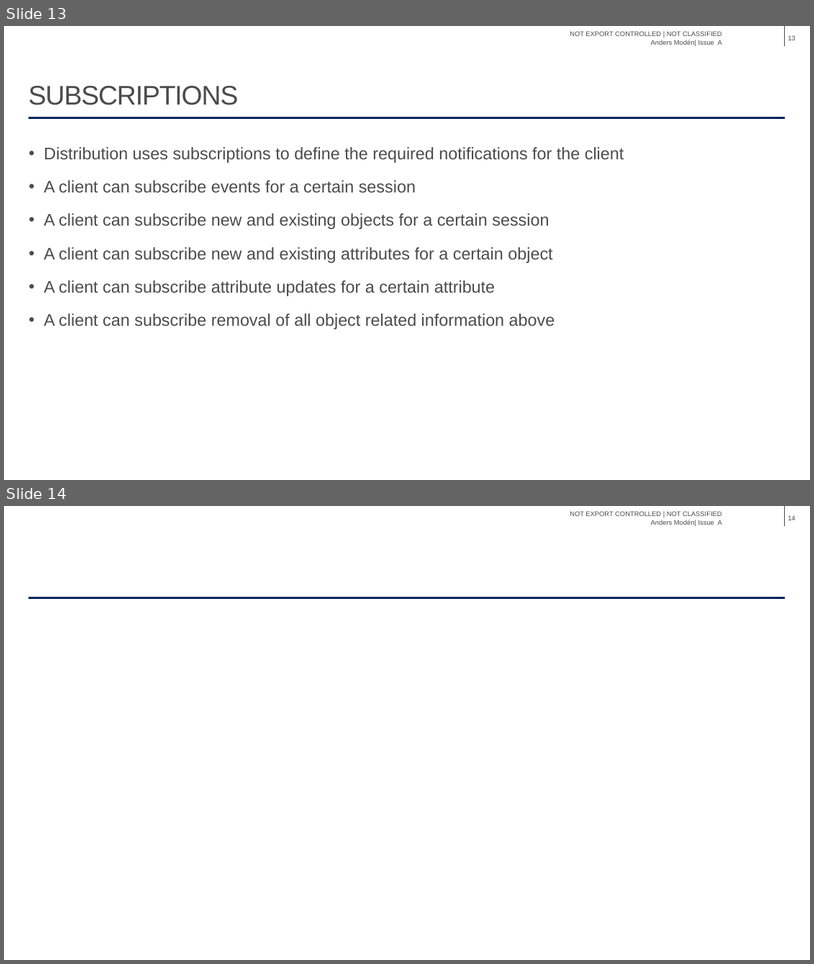
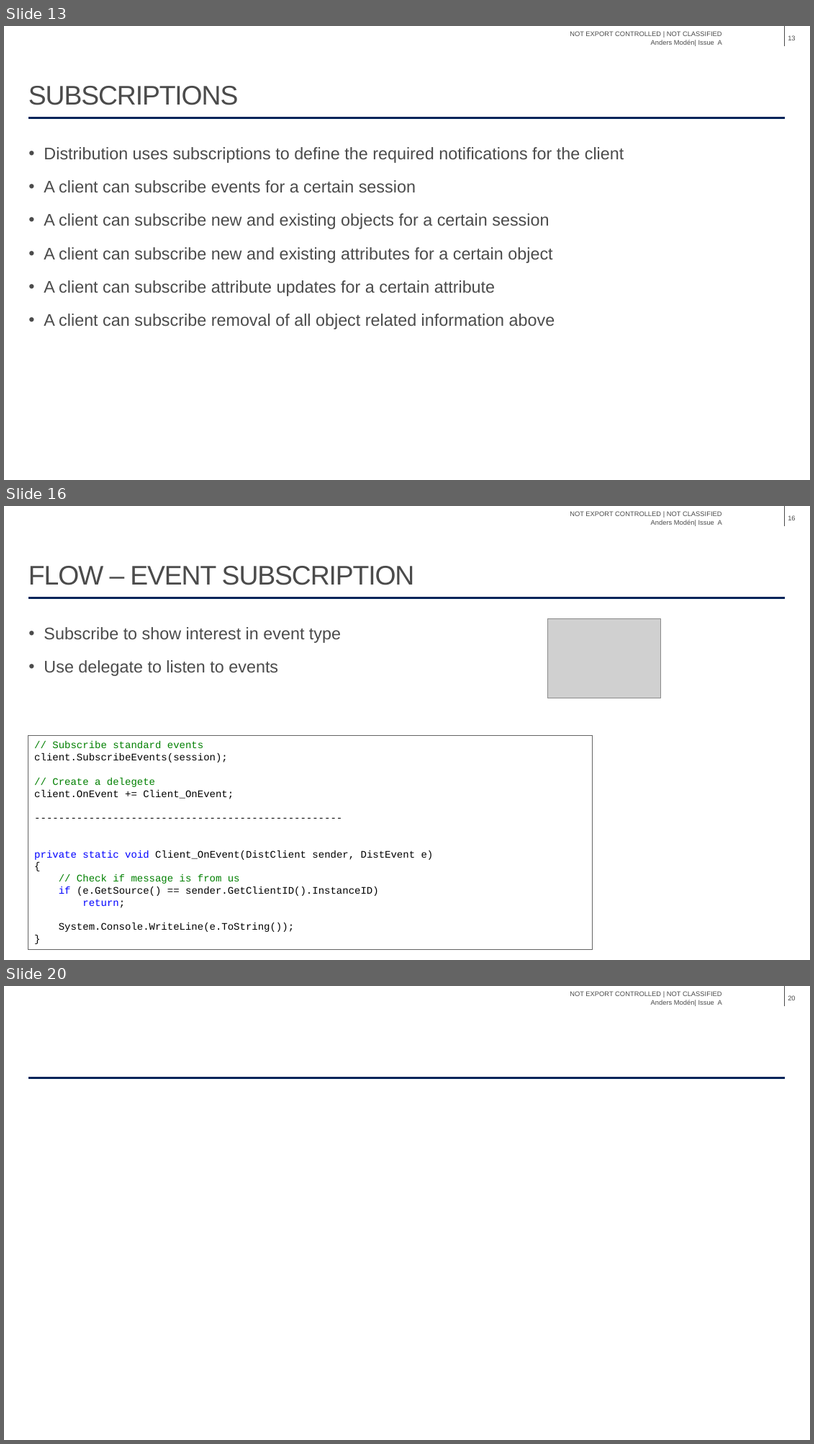
Before and after one commit to ToolTech/Distributed_Domain_Demo, a slide deck: Tutorial/Distribution Tutorial.pptx. Shown one above the other, each under a label of ours: slides 13 and 14 before the commit, slides 13, 16 and 20 after it; the slides between them are not shown. The pictures are 814x964 and 814x1444 pixels, drawn with LibreOffice and Linux fonts; fonts in the diff are those of the drawing; grey boxes stand for pictures; background and template pictures are left out. Boxes give left, top, right and bottom in pixels: in the first picture for what was removed or moved away, otherwise in the second. Text is boxed around its words. In the diff, an @@ line names an element or a change of style, - is before the commit and + after.

```diff
--- a/Tutorial/Distribution Tutorial.pptx
+++ b/Tutorial/Distribution Tutorial.pptx
@@ slide 16 added at (x1=4, y1=506, x2=810, y2=960), background #FFFFFF; not listed: 3 template elements that a slide beside it also shows @@
@@ page number added at (x1=788, y1=515, x2=795, y2=520), 8 pt, text #4B4B4B @@
+16
@@ title added at (x1=28, y1=566, x2=415, y2=585), 32 pt, text #4B4B4B @@
+FLOW – EVENT SUBSCRIPTION
@@ text added at (x1=44, y1=627, x2=341, y2=676), 20 pt, text #4B4B4B @@
+• Subscribe to show interest in event type
+• Use delegate to listen to events
@@ picture added at (x1=548, y1=618, x2=661, y2=698) @@
@@ rectangle added at (x1=28, y1=736, x2=593, y2=950), outline #646464 0.75 pt, 12 pt, text #000000 @@
+// Subscribe standard events
+client.SubscribeEvents(session);
+// Create a delegete
+client.OnEvent += Client_OnEvent;
+---------------------------------------------------
+private static void Client_OnEvent(DistClient sender, DistEvent e)
+{
+// Check if message is from us
+if (e.GetSource() == sender.GetClientID().InstanceID)
+return;
+System.Console.WriteLine(e.ToString());
+}
@@ what was slide 14 is now slide 20 @@
@@ page number at (x1=788, y1=995, x2=795, y2=1000): text changed @@
-14
+20
```
Also in this commit, not shown: 5 other slides added, 2 other files.
